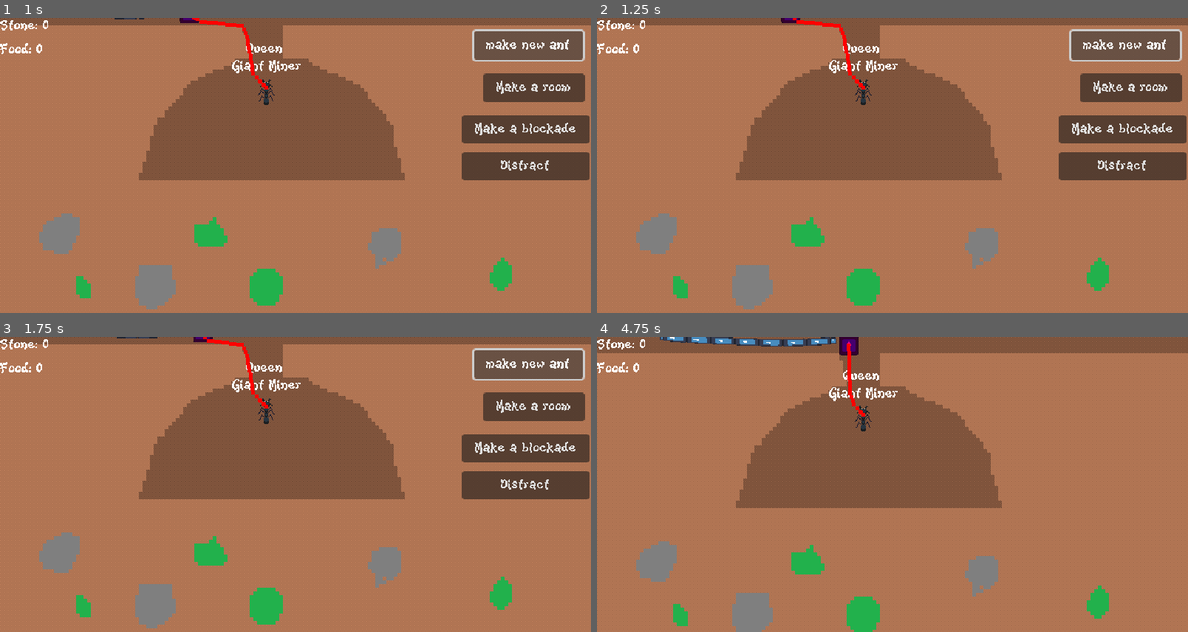
Above: before the commit, frames 1-4 (two rows, left to right).
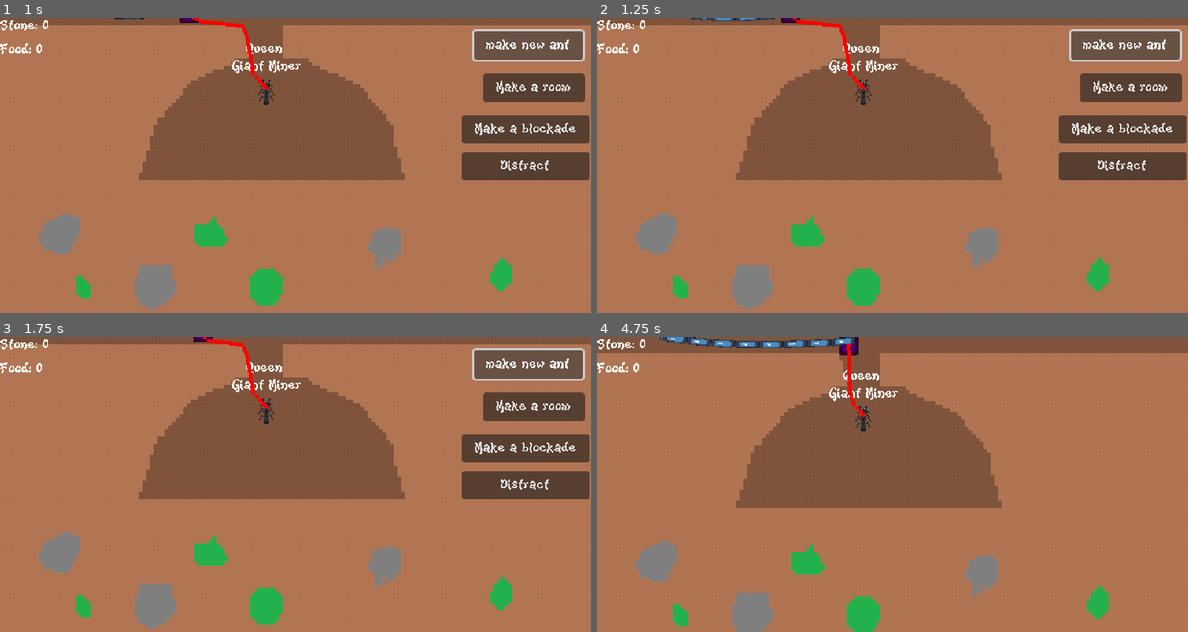
Above: after the commit, the same moments.

Repository: AlbieGray/LD57
Game: Godot game, scene res://Scenes/Game.tscn
Two runs of this game, one before a commit and one after it. Both use one fixed random seed, a clock stepped at 60 frames per second and the inputs below. The engine's default icon, where the game draws it, is replaced by a stand-in: a white triangle on a blue panel in a dark square.
Inputs (mouse positions are in pixels of both pictures, inside the frame that each line leads up to):
- Up to frame 1 (1 s): click "make new ant" at 0.5 s
- Up to frame 2 (1.25 s): no input
- Up to frame 3 (1.75 s): click "make new ant" at 1.25 s
- Up to frame 4 (4.75 s): click "Make a room" at 2 s; click "Make a blockade" at 2.75 s; click "Distract" at 3.5 s; drag from (862, 410) to (951, 419) at 4.27 s

Frame 1 is identical in both runs. In frame 2, 0.1% of the frame differs, in the area x 16-30%, y 0-1%; in frame 3, less than 0.1%; in frame 4, 0.6%, in the area x 11-44%, y 0-4%.

Commit message:
feat: fixed reset tongue

Diff:
--- a/Scenes/rope/tongue.tscn
+++ b/Scenes/rope/tongue.tscn
@@ -31,7 +31,7 @@
 debug_enabled = true
 
 [node name="Timer" type="Timer" parent="."]
-wait_time = 10.0
+wait_time = 2.0
 autostart = true
 
 [node name="Area2D" type="Area2D" parent="."]
--- a/Scripts/game.gd
+++ b/Scripts/game.gd
@@ -102,20 +102,15 @@
 	start = rope.get_child(0).global_position
 	end = tip.global_position
 	add_child(rope)
-	rope.spawn_rope(start, end)
 
 func reset_rope():
 	rope.queue_free()
 	rope = Rope.instantiate()
+	start = rope.get_child(0).global_position
+	end = tip.global_position
 	add_child(rope)
-	rope.spawn_rope(start, end)
 
 func _process(_delta: float) -> void:
-	var past = end
-	end = tip.global_position
-	if end != Vector2.ZERO and end != past:
-		rope.extend_rope(end)
-		rope.shrink_rope(end)
 
 	if Input.is_action_just_pressed("leftMouse"):
 		dragging_camera = true
--- a/Scripts/rope.gd
+++ b/Scripts/rope.gd
@@ -2,21 +2,28 @@
 
 var RopePiece = preload("res://Scenes/rope/tongue_chain.tscn")
 var rope_parts := []
-var piece_length := 23.0
-var rope_close_tolerance := 20.0
+var piece_length := 20.0
+var rope_close_tolerance := 18.0
 var rope_points : PackedVector2Array = []
 var distance
+var end
+var tip
 
 @onready var ropeStart = $ropeStart
 @onready var ropeEnd = $ropeEnd
 @onready var ropeStartJoint = $ropeStart/Col/Pin
 @onready var ropeEndJoint = $ropeEnd/Col/Pin
 
-#doesn't do anything currently (i think)
+func _ready():
+	tip = get_parent().get_node("Tongue")
+	var start = get_child(0).global_position
+	end = tip.global_position
+	spawn_rope(start, end)
+
 func _process(_delta):
-	create_rope_points()
-	if !rope_points.is_empty():
-		queue_redraw()
+	end = tip.global_position
+	extend_rope(end)
+	#shrink_rope(end)
 
 #called to initialise rope
 func spawn_rope(start: Vector2, end: Vector2):
--- a/Scripts/tongue.gd
+++ b/Scripts/tongue.gd
@@ -66,7 +66,7 @@
 		target_ant = -1
 
 
-#if tongue touches the
+#if tongue touches the ant
 func _on_area_2d_body_entered(body: Node2D) -> void:
 	if(body.is_in_group("Ants")):
 		body.queue_free()
